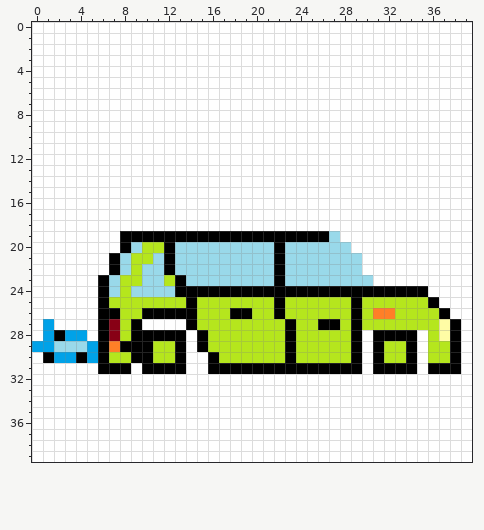
Two versions of one pixel-art sprite, gra/auto3nitro.png. The picture above was drawn from the file before the commit.
The file is 40x40 pixels.
And afterwards:
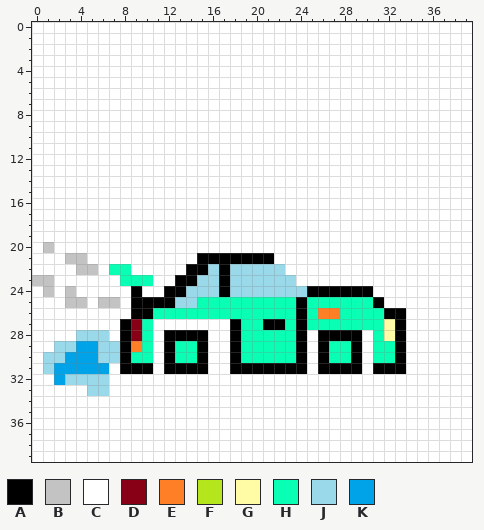
Palette (. is transparent): A #000000  B #c3c3c3  C #ffffff  D #880015  E #ff7f27  F #b5e61d  G #fffca5  H #08ffb4  J #99d9ea  K #00a2e8
Edits made:
@@ x 0..39 @@
 18 CCCCCCCCCCCCCCCCCCCCCCCCCCCCCCCCCCCCCCCC
-19 CCCCCCCCAAAAAAAAAAAAAAAAAAAJCCCCCCCCCCCC
-20 CCCCCCCCAJFFAJJJJJJJJJAJJJJJJCCCCCCCCCCC
-21 CCCCCCCAJFFJAJJJJJJJJJAJJJJJJJCCCCCCCCCC
-22 CCCCCCCAJFJJAJJJJJJJJJAJJJJJJJCCCCCCCCCC
-23 CCCCCCAJFFJJFAJJJJJJJJAJJJJJJJJCCCCCCCCC
-24 CCCCCCAJFJJJJAAAAAAAAAAAAAAAAAAAAAAACCCC
-25 CCCCCCAFFFFFFFAFFFFFFFAFFFFFFAFFFFFFACCC
-26 CCCCCCAAFFAAAAAFFFAAFFAFFFFFFAFEEFFFFACC
-27 CKCCCCADFACCCCAFFFFFFFFAFFAAFAFFFFFFFGAC
-28 CKAKKCADFAAAAACAFFFFFFFAFFFFFACAAAACFGAC
-29 KKJJJKAEAAAFFACAFFFFFFFAFFFFFACAFFACFFAC
-30 CAKKAKAFFAAFFACCAFFFFFFAFFFFFACAFFACFFAC
-31 CCCCCCAAACAAAACCAAAAAAAAAAAAAACAAAACAAAC
-32 CCCCCCCCCCCCCCCCCCCCCCCCCCCCCCCCCCCCCCCC
-33 CCCCCCCCCCCCCCCCCCCCCCCCCCCCCCCCCCCCCCCC
+19 CCCCCCCCCCCCCCCCCCCCCCCCCCCCCCCCCCCCCCCC
+20 CBCCCCCCCCCCCCCCCCCCCCCCCCCCCCCCCCCCCCCC
+21 CCCBBCCCCCCCCCCAAAAAAACCCCCCCCCCCCCCCCCC
+22 CCCCBBCHHCCCCCAAJAJJJJJCCCCCCCCCCCCCCCCC
+23 BBCCCCCCHHHCCAAJJAJJJJJJCCCCCCCCCCCCCCCC
+24 CBCBCCCCCACCAAJJJAJJJJJJJAAAAAACCCCCCCCC
+25 CCCBBCBBCAAAAJJHHHHHHHHHAHHHHHHACCCCCCCC
+26 CCCCCCCCCAAHHHHHHHHHHHHHAHEEHHHHAACCCCCC
+27 CCCCCCCCADHCCCCCCCAHHAAHAHHHHHHHGACCCCCC
+28 CCCCJJJCADHCAAAACCAHHHHHACAAAACHGACCCCCC
+29 CCJJKKJJAEHCAHHACCAHHHHHACAHHACHHACCCCCC
+30 CJJKKKJJAHHCAHHACCAHHHHHACAHHACHHACCCCCC
+31 CJKKKKKCAAACAAAACCAAAAAAACAAAACAAACCCCCC
+32 CCKJJJJCCCCCCCCCCCCCCCCCCCCCCCCCCCCCCCCC
+33 CCCCCJJCCCCCCCCCCCCCCCCCCCCCCCCCCCCCCCCC
 34 CCCCCCCCCCCCCCCCCCCCCCCCCCCCCCCCCCCCCCCC
Where, in picture pixels (left, top, right, bottom), the same in both pictures:
changed: (32, 231, 461, 396)
